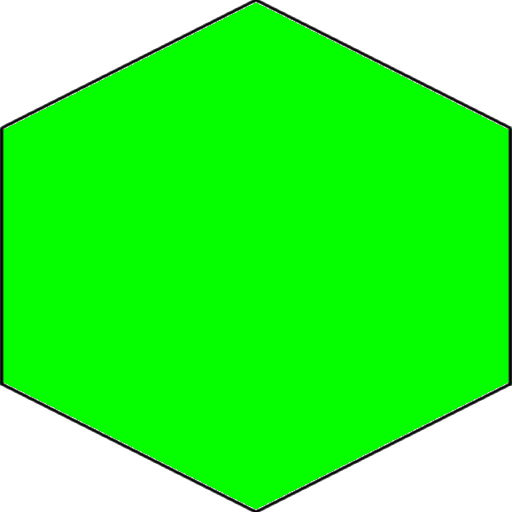
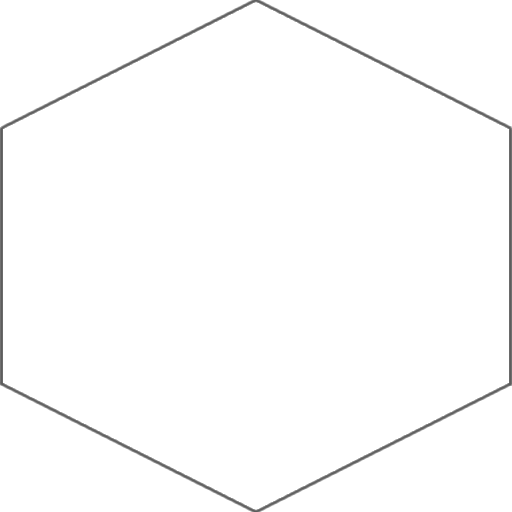
Two versions of the same layered image (512 × 512). Layer-by-layer changes:
painted on "GFig" over [0, 0, 512, 512]
